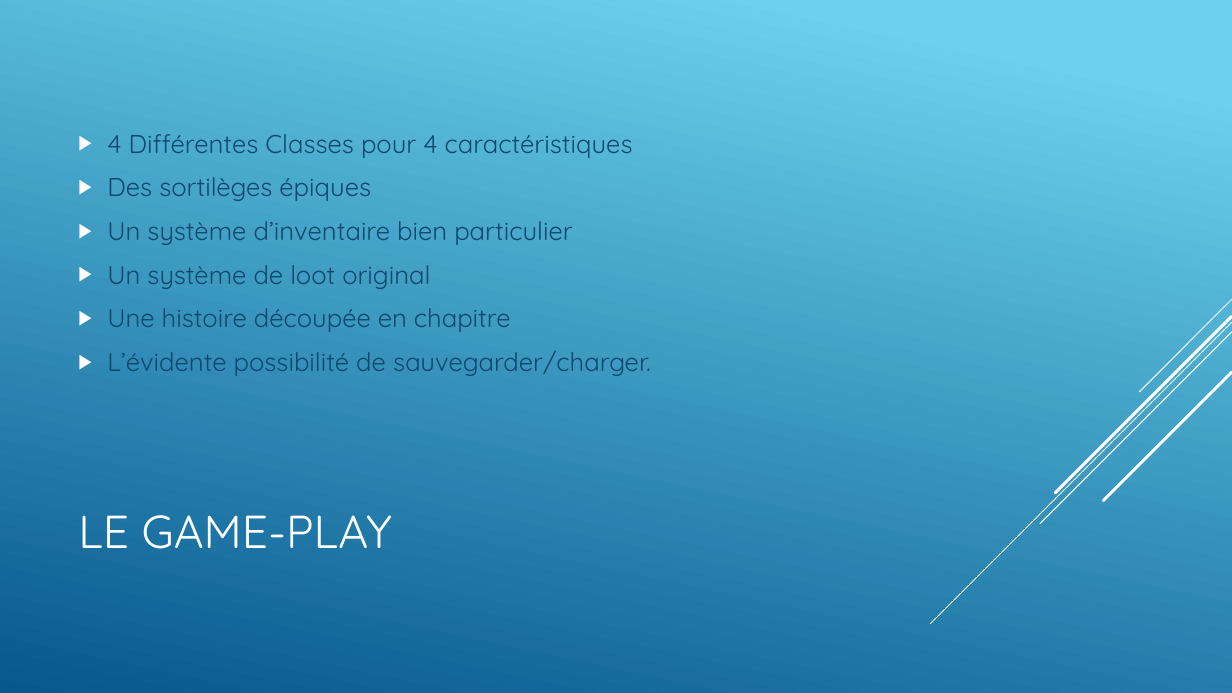
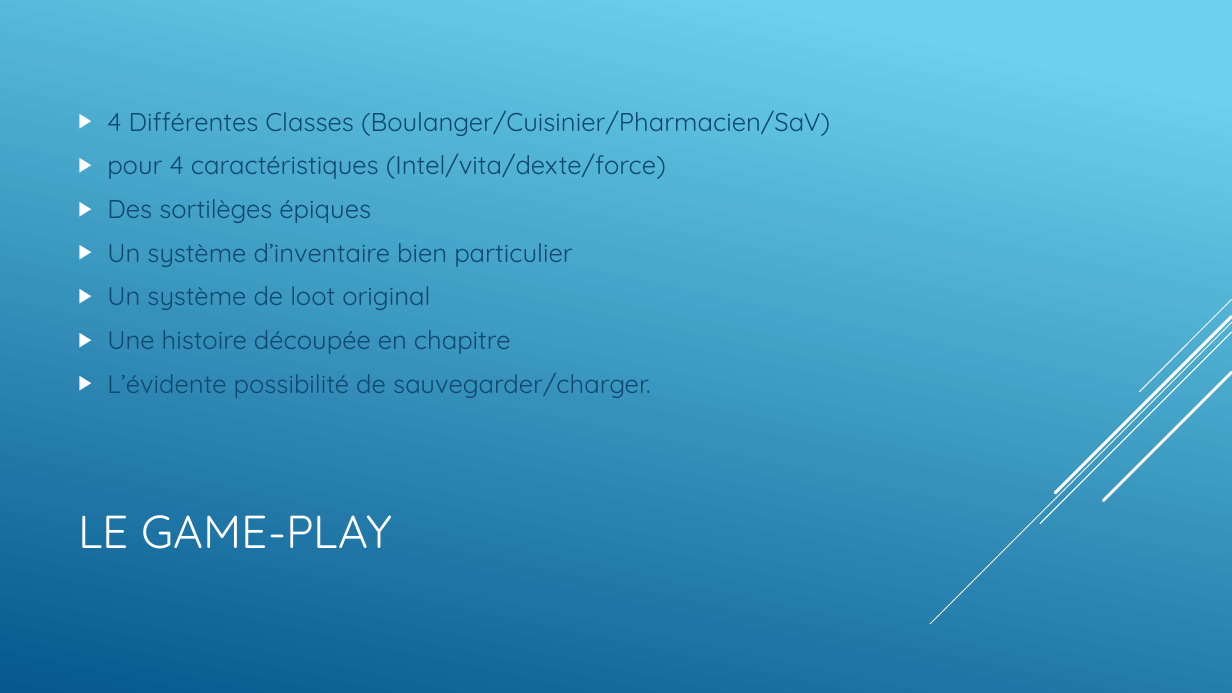
Before and after one commit to Crazy-Tacos/Une-histoire-de-tacos-Part1, a slide deck: slide 3 of Panique au centre commercial.pptx. Drawn at 1232x693 pixels with LibreOffice and Linux fonts; fonts in the diff are those of the drawing. Boxes give left, top, right and bottom in pixels: in the first picture for what was removed or moved away, otherwise in the second. Text is boxed around its words. In the diff, an @@ line names an element or a change of style, - is before the commit and + after.

```diff
--- a/Panique au centre commercial.pptx
+++ b/Panique au centre commercial.pptx
@@ text at [107, 110, 830, 179]: text changed @@
-▶ 4 Différentes Classes pour 4 caractéristiques
+▶ 4 Différentes Classes (Boulanger/Cuisinier/Pharmacien/SaV)
+▶ pour 4 caractéristiques (Intel/vita/dexte/force)
```
Also in this commit, not shown: 5 other slides changed, 3 slides added, 2 slides removed, 2 other files.
